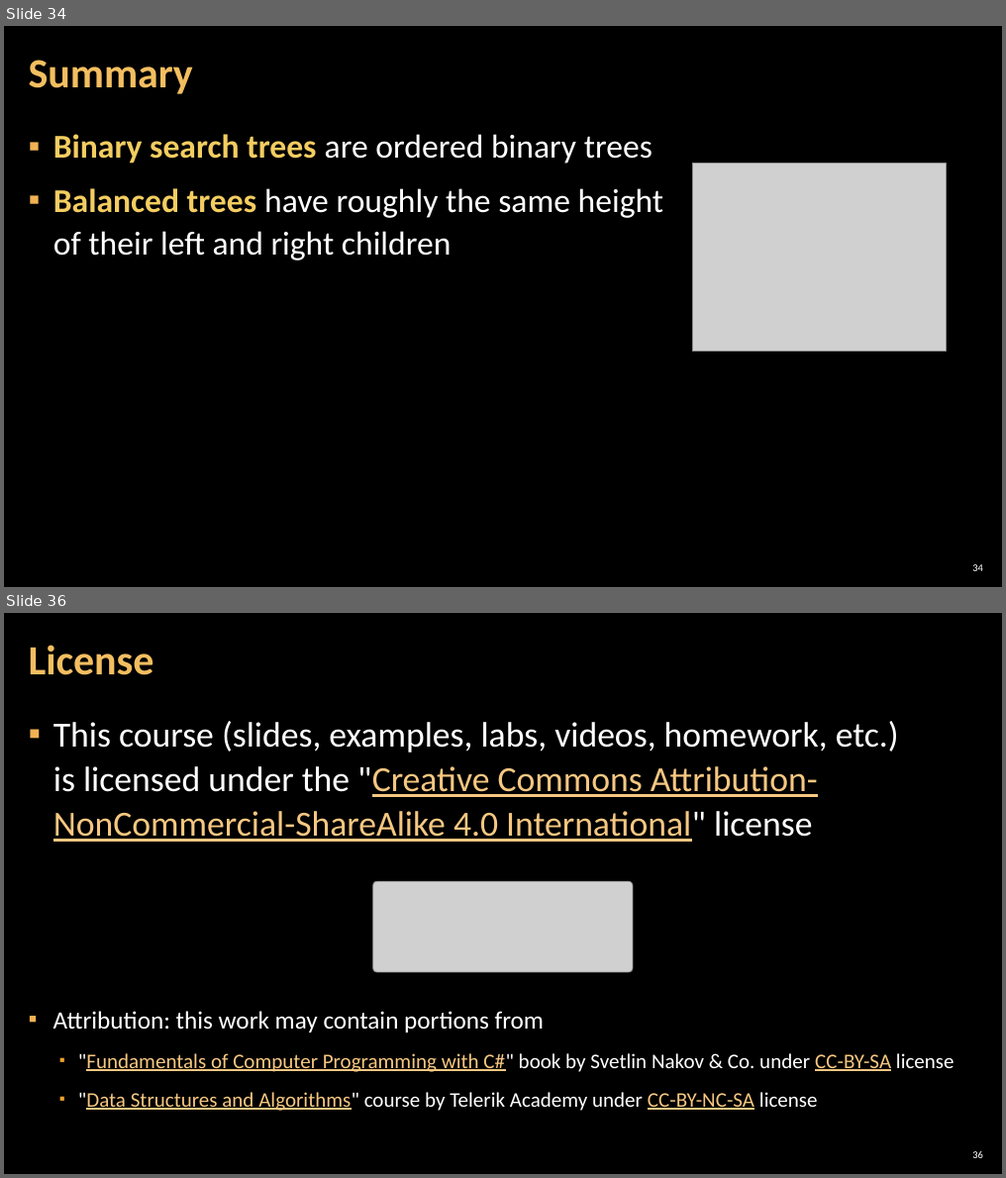
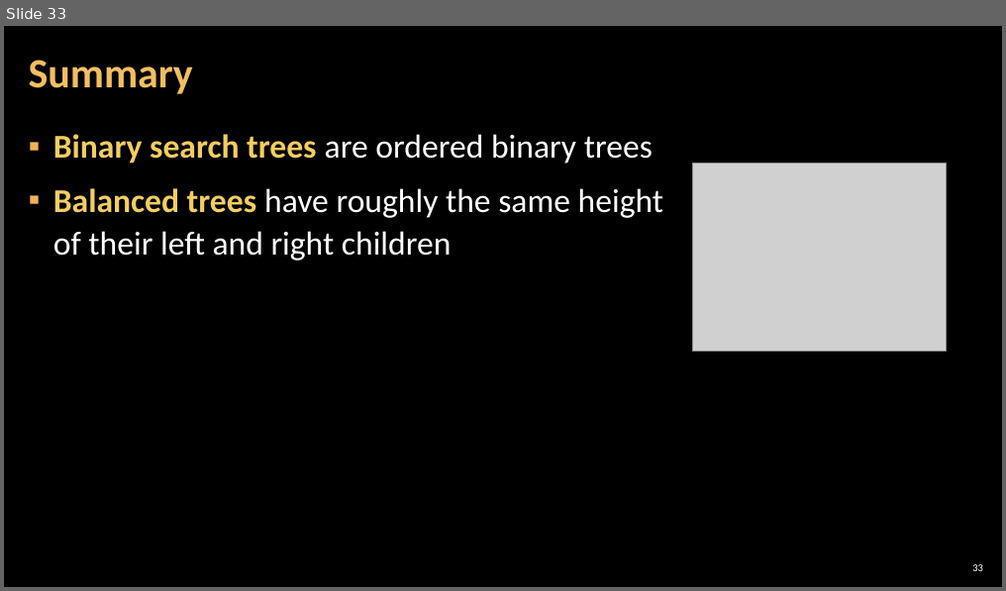
Before and after one commit to astambi/Data-Structures, a slide deck: 00-Resources/04. Data-Structures-Binary-Search-Trees.pptx. Shown one above the other, each under a label of ours: slides 34 and 36 before the commit, slide 33 after it; the slides between them are not shown. The pictures are 1006x1178 and 1006x591 pixels, drawn with LibreOffice and Linux fonts; fonts in the diff are those of the drawing; grey boxes stand for pictures; background and template pictures are left out. Boxes give left, top, right and bottom in pixels: in the first picture for what was removed or moved away, otherwise in the second. Text is boxed around its words. In the diff, an @@ line names an element or a change of style, - is before the commit and + after.

```diff
--- a/00-Resources/04. Data-Structures-Binary-Search-Trees.pptx
+++ b/00-Resources/04. Data-Structures-Binary-Search-Trees.pptx
@@ slide 36 removed at bbox=[4, 613, 1002, 1174], background picture (left out) @@
@@ title removed at bbox=[29, 645, 154, 675] @@
-License
@@ text removed at bbox=[54, 721, 899, 842] @@
-▪ This course (slides, examples, labs, videos, homework, etc.)
-  is licensed under the "Creative Commons Attribution-NonCommercial-ShareAlike 4.0 International" license
@@ picture removed at bbox=[373, 881, 633, 972] @@
@@ text removed at bbox=[54, 1011, 954, 1111] @@
-▪ Attribution: this work may contain portions from
-  ▪ "Fundamentals of Computer Programming with C#" book by Svetlin Nakov & Co. under CC-BY-SA license
-  ▪ "Data Structures and Algorithms" course by Telerik Academy under CC-BY-NC-SA license
@@ page number removed at bbox=[972, 1152, 983, 1158] @@
-36
@@ what was slide 34 is now slide 33 @@
@@ page number at bbox=[972, 565, 983, 571]: text changed @@
-34
+33
```
Also in this commit, not shown: 3 other slides removed, 2 other files.
